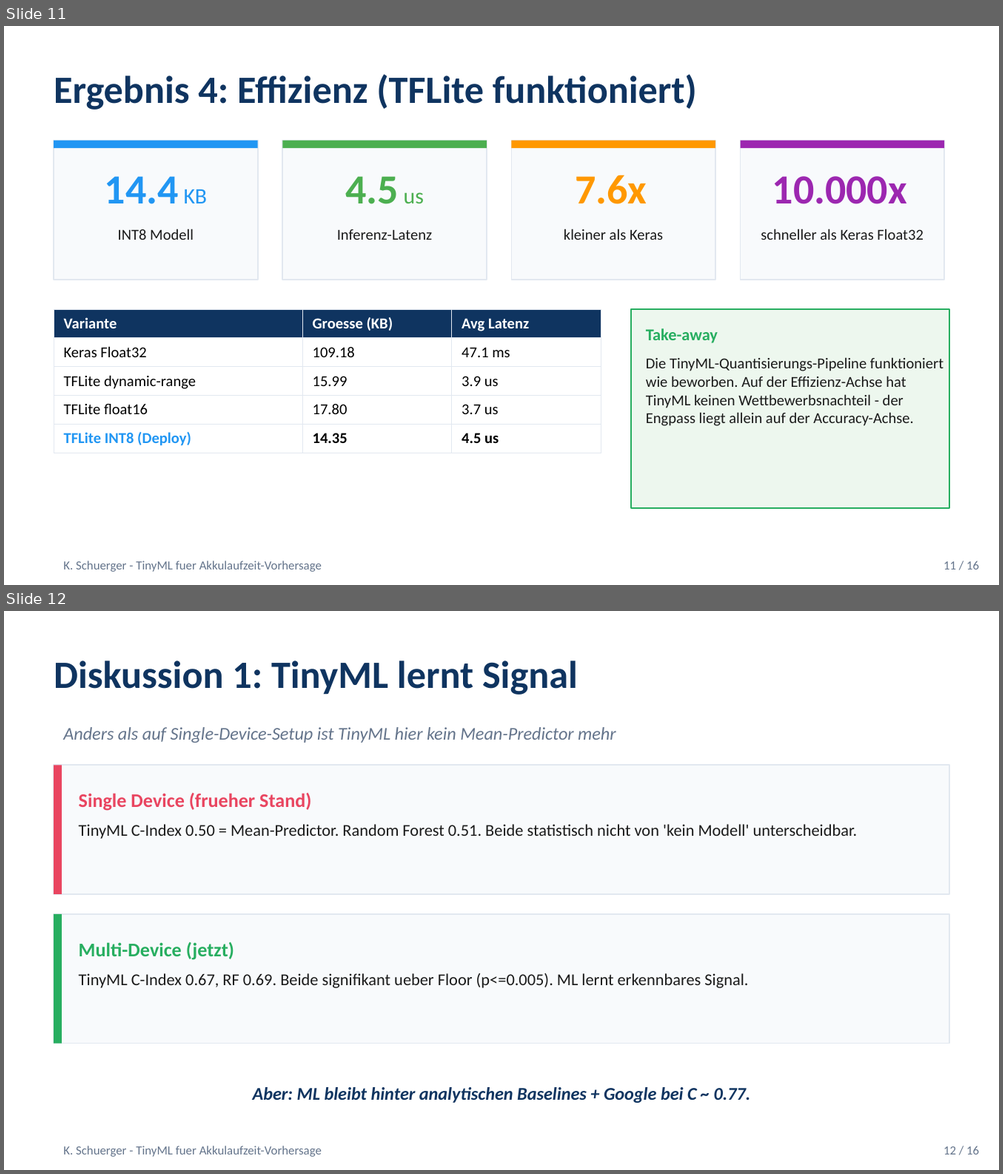
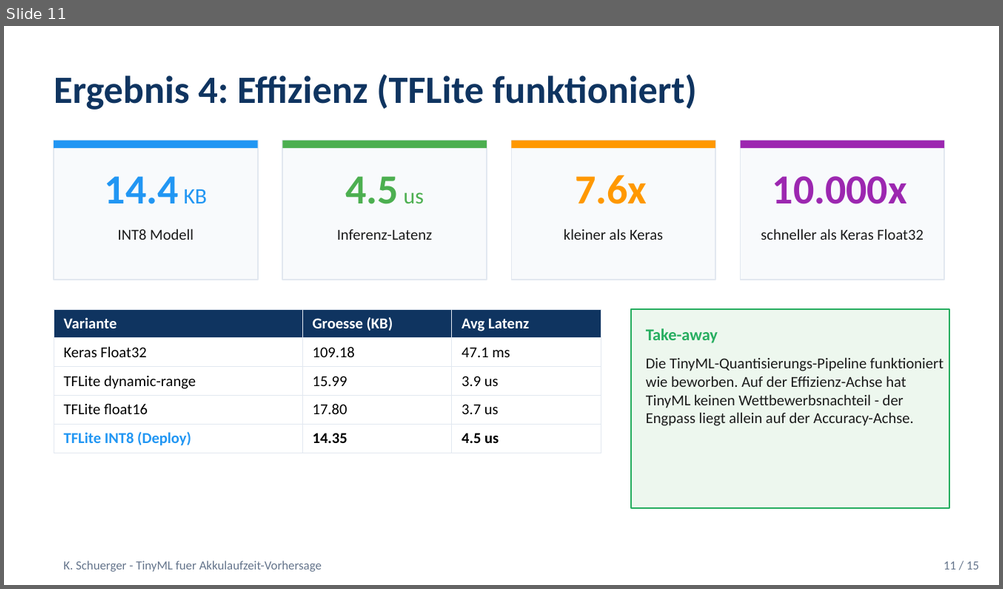
Before and after one commit to Keno-fsdf/HandyUsageRepo, a slide deck: paper/Paper_Verteidigung.pptx. Shown one above the other, each under a label of ours: slides 11 and 12 before the commit, slide 11 after it. The pictures are 1003x1174 and 1003x589 pixels, drawn with LibreOffice and Linux fonts; fonts in the diff are those of the drawing. Boxes give left, top, right and bottom in pixels: in the first picture for what was removed or moved away, otherwise in the second. Text is boxed around its words. In the diff, an @@ line names an element or a change of style, - is before the commit and + after.

```diff
--- a/paper/Paper_Verteidigung.pptx
+++ b/paper/Paper_Verteidigung.pptx
@@ slide 12 removed at box(4, 611, 999, 1170), background #FFFFFF @@
@@ text removed at box(54, 661, 578, 695) @@
-Diskussion 1: TinyML lernt Signal
@@ text removed at box(63, 727, 615, 743) @@
-Anders als auf Single-Device-Setup ist TinyML hier kein Mean-Predictor mehr
@@ rectangle removed at box(54, 765, 949, 894) @@
@@ rectangle removed at box(54, 765, 62, 894) @@
@@ text removed at box(79, 793, 311, 811) @@
-Single Device (frueher Stand)
@@ text removed at box(79, 824, 857, 839) @@
-TinyML C-Index 0.50 = Mean-Predictor. Random Forest 0.51. Beide statistisch nicht von 'kein Modell' unterscheidbar.
@@ rectangle removed at box(54, 914, 949, 1044) @@
@@ rectangle removed at box(54, 914, 62, 1044) @@
@@ text removed at box(79, 943, 234, 960) @@
-Multi-Device (jetzt)
@@ text removed at box(79, 974, 748, 988) @@
-TinyML C-Index 0.67, RF 0.69. Beide signifikant ueber Floor (p<=0.005). ML lernt erkennbares Signal.
@@ text removed at box(253, 1088, 751, 1103) @@
-Aber: ML bleibt hinter analytischen Baselines + Google bei C ~ 0.77.
@@ text removed at box(63, 1146, 321, 1157) @@
-K. Schuerger - TinyML fuer Akkulaufzeit-Vorhersage
@@ text removed at box(943, 1146, 979, 1155) @@
-12 / 16
@@ slide 11 changed as well @@
@@ text at box(943, 562, 979, 570): text changed @@
-11 / 16
+11 / 15
```
Also in this commit, not shown: 13 other slides changed, 1 slide added, 1 other slide removed, 1 other file.
